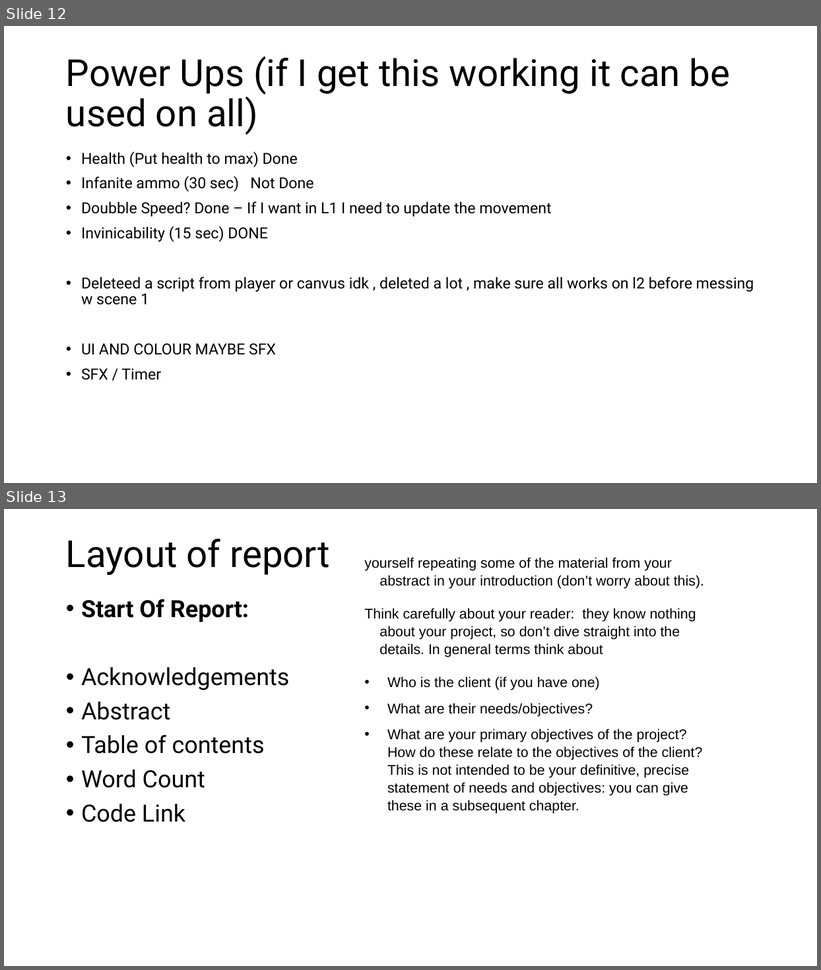
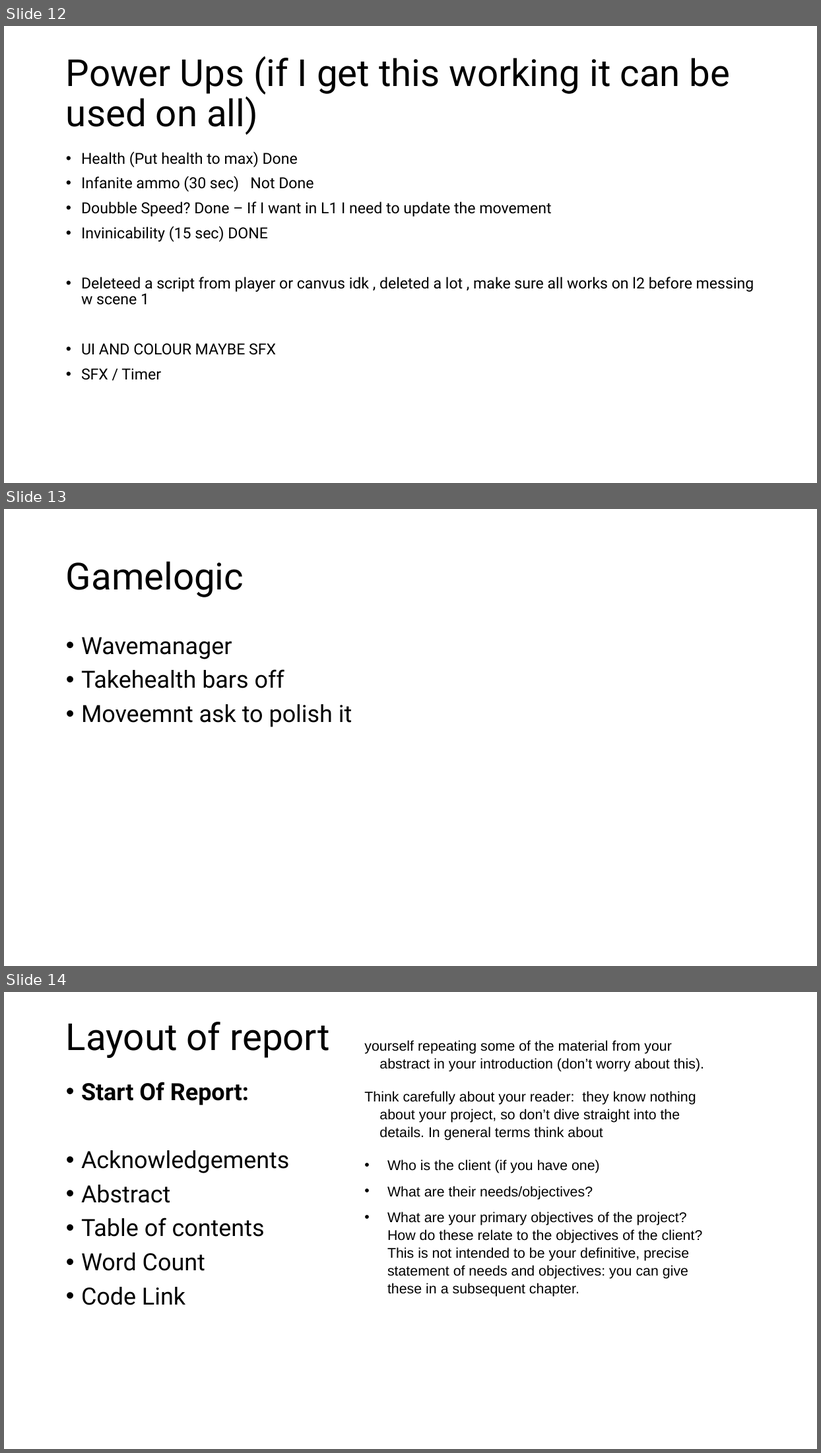
Before and after one commit to Mdot5596/Timeline-Takedown, a slide deck: Documentation/Report/Documentationofstuff.pptx. Shown one above the other, each under a label of ours: slides 12 and 13 before the commit, slides 12, 13 and 14 after it. The pictures are 821x970 and 821x1453 pixels, drawn with LibreOffice and Linux fonts; fonts in the diff are those of the drawing. Boxes give left, top, right and bottom in pixels: in the first picture for what was removed or moved away, otherwise in the second. Text is boxed around its words. In the diff, an @@ line names an element or a change of style, - is before the commit and + after.

```diff
--- a/Documentation/Report/Documentationofstuff.pptx
+++ b/Documentation/Report/Documentationofstuff.pptx
@@ slide 13 added at [4,509,817,966], background #FFFFFF @@
@@ title added at [66,561,244,597], 44 pt, text #000000 @@
+Gamelogic
@@ text added at [81,637,352,727], 28 pt, text #000000 @@
+• Wavemanager
+• Takehealth bars off
+• Moveemnt ask to polish it
@@ what was slide 13 is now slide 14 @@
```
Also in this commit, not shown: 8 other files.
